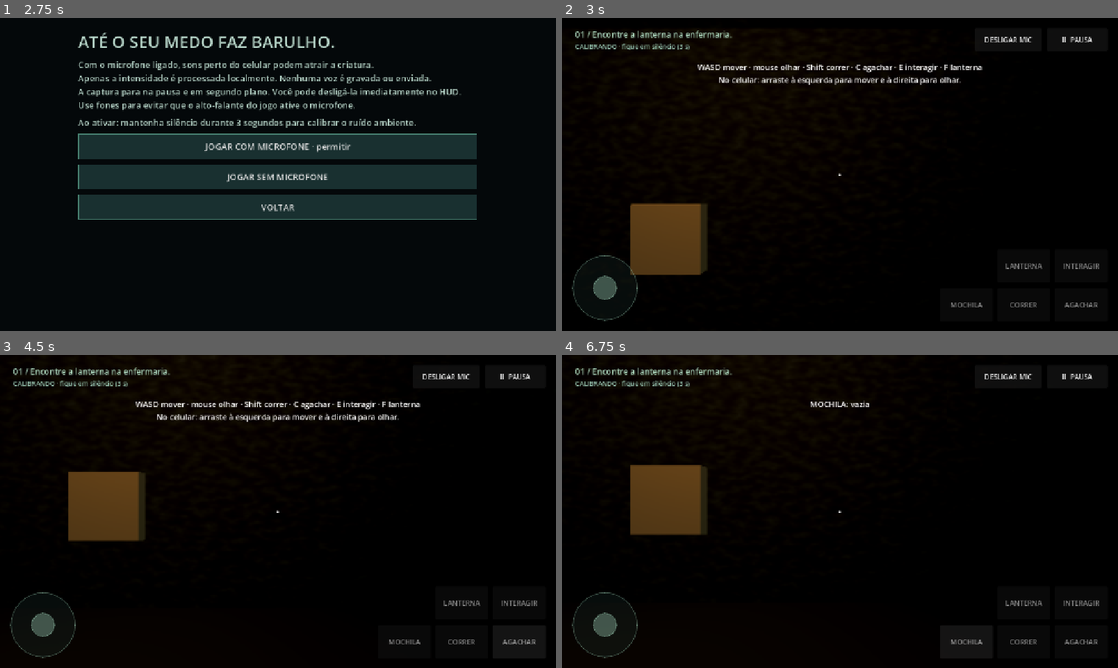
Above: before the commit, frames 1-4 (two rows, left to right).
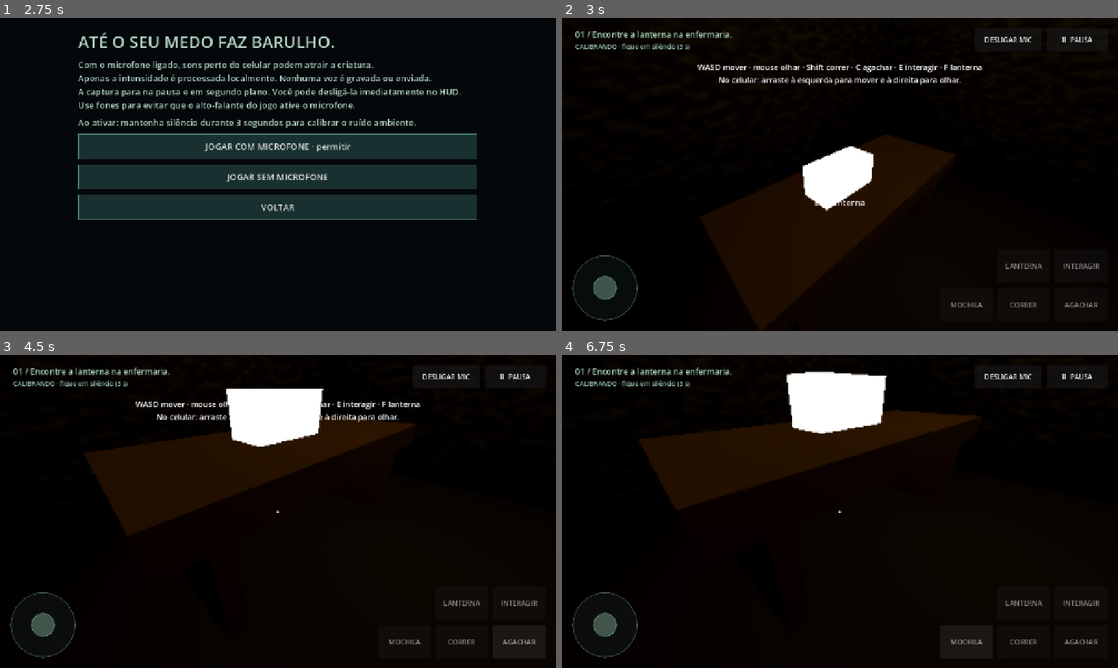
Above: after the commit, the same moments.

Repository: luquinhardp-cmyk/Run_away
Game: Godot game, scene res://scenes/main/main.tscn
The game is run twice, just before and just after one commit, with the same random seed, the same clock (stepped at 60 frames per second) and the same inputs. Sound files missing from this copy of the repository are replaced by a short silence.
Inputs:
- Up to frame 1 (2.75 s): click "INICIAR NOVA SESSÃO" at 0.5 s; click "VOLTAR" at 1.25 s; click "INICIAR NOVA SESSÃO" at 2 s
- Up to frame 2 (3 s): click "JOGAR COM MICROFONE · permitir" at 2.75 s
- Up to frame 3 (4.5 s): click "CORRER" at 3.5 s; click "AGACHAR" at 4.25 s
- Up to frame 4 (6.75 s): click "INTERAGIR" at 5 s; click "LANTERNA" at 5.75 s; click "MOCHILA" at 6.5 s

Frame 1 is identical in both runs. In frame 2, 13% of the frame differs, in the area x 12-71%, y 37-100%; in frame 3, 12%; in frame 4, 12%.

Commit message:
feat: add browser export and Cloudflare Firebase test hosting

Diff:
--- a/project.godot
+++ b/project.godot
@@ -21,12 +21,14 @@
 [rendering]
 renderer/rendering_method="mobile"
 renderer/rendering_method.mobile="mobile"
+renderer/rendering_method.web="gl_compatibility"
 textures/default_filters/use_nearest_mipmap_filter=false
 textures/vram_compression/import_etc2_astc=true
 environment/defaults/default_clear_color=Color(0.008, 0.012, 0.016, 1)
 
 [audio]
 driver/enable_input=true
+general/default_playback_type.web=1
 
 [input_devices]
 pointing/emulate_touch_from_mouse=false
--- a/scripts/audio/microphone.gd
+++ b/scripts/audio/microphone.gd
@@ -29,6 +29,7 @@
 	AudioServer.set_bus_mute(bus, true)
 	stream = AudioStreamPlayer.new()
 	stream.bus = "MicCapture"
+	stream.playback_type = AudioServer.PLAYBACK_TYPE_STREAM
 	stream.stream = AudioStreamMicrophone.new()
 	add_child(stream)
 	if OS.has_feature("android"):
--- a/scripts/systems/main.gd
+++ b/scripts/systems/main.gd
@@ -78,7 +78,7 @@
 	button("INICIAR NOVA SESSÃO", func(): consent_screen(false))
 	if not Game.checkpoint.is_empty(): button("CONTINUAR DO CHECKPOINT", func(): consent_screen(true))
 	button("CONFIGURAÇÕES", func(): settings_screen("menu"))
-	if not OS.has_feature("android"): button("SAIR", func(): get_tree().quit())
+	if not OS.has_feature("android") and not OS.has_feature("web"): button("SAIR", func(): get_tree().quit())
 	text("Protótipo vertical • criatura e arte 3D provisórias\nRecomendado: fones de ouvido. Sustos moderados, sem flashes.", 16)
 
 func consent_screen(resume: bool) -> void:
@@ -100,6 +100,9 @@
 	var player := preload("res://scenes/player/player.tscn").instantiate()
 	player.position = Vector3(-7, 0.1, 0)
 	level.add_child(player)
+	player.rotation.y = 2.356
+	player.pitch = -0.56
+	player.camera.rotation.x = player.pitch
 	var enemy := preload("res://scenes/enemy/creature.tscn").instantiate()
 	enemy.position = Vector3(0, 0.1, -30)
 	level.add_child(enemy)
Not shown, changed: export_presets.cfg
Not shown, added: firebase.json
Not shown, added: .firebaserc
Not shown, changed: .gitignore
Not shown, changed: README.md
Not shown, added: docs/HOSPEDAGEM.md
Not shown, added: hosting/_headers
Not shown, added: hosting/index.html
Not shown, added: hosting/prepare.py
